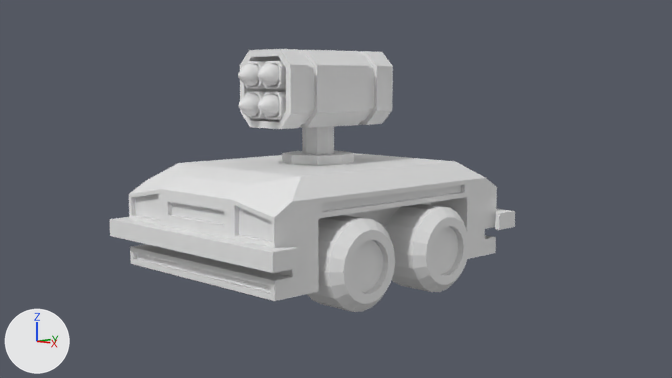
One commit to the Blender file vehicles.blend: the scene before it, then after it.
Both versions are drawn from the file's camera 'Camera'. The lights are fixed; the arrows at lower left show +X, +Y and +Z.

Objects in the first picture: 'Car - Two Wheels', 'RL - Launcher', 'RL - Rocket', 'RL - Rocket Tube', 'RL - Turret', 'Wheels - Two'.
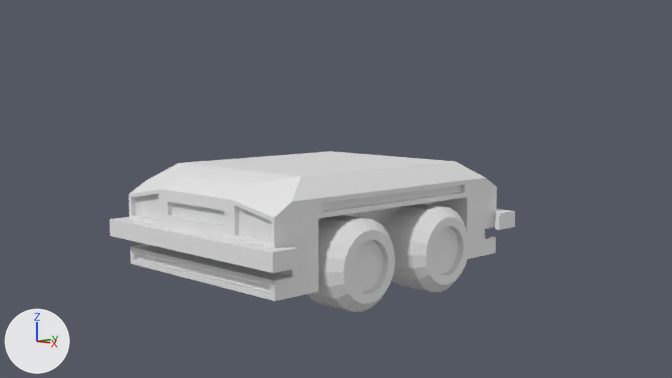
Boxes (x1, y1, x2, y2) around the edits, measured in the pictures (672 x 378 px):
'RL - Launcher', hidden: before (240, 49, 393, 129)
'RL - Turret', hidden: before (282, 126, 354, 165)
'RL - Rocket', hidden: before (238, 64, 279, 117)
'RL - Rocket Tube', hidden: before (244, 61, 286, 120)

The change, as a list of edits to the scene's bpy script:
```text
Change ob_rl___turret:
    add ob_rl___turret.hide_set(True)  # its collection is switched off
Change ob_rl___launcher:
    add ob_rl___launcher.hide_set(True)  # its collection is switched off
Change ob_rl___rocket:
    add ob_rl___rocket.hide_set(True)  # its collection is switched off
Change ob_rl___rocket_tube:
    add ob_rl___rocket_tube.hide_set(True)  # its collection is switched off
```
